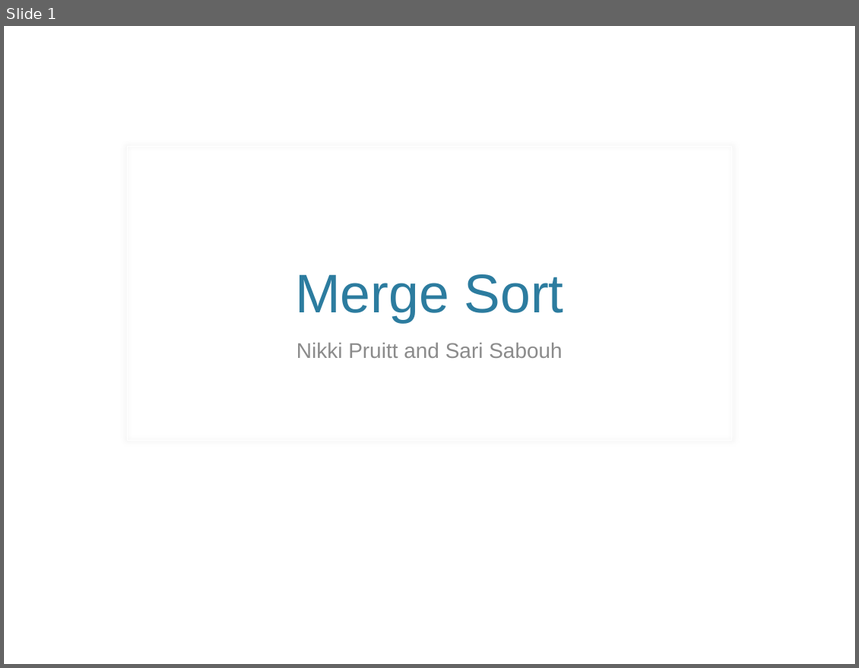
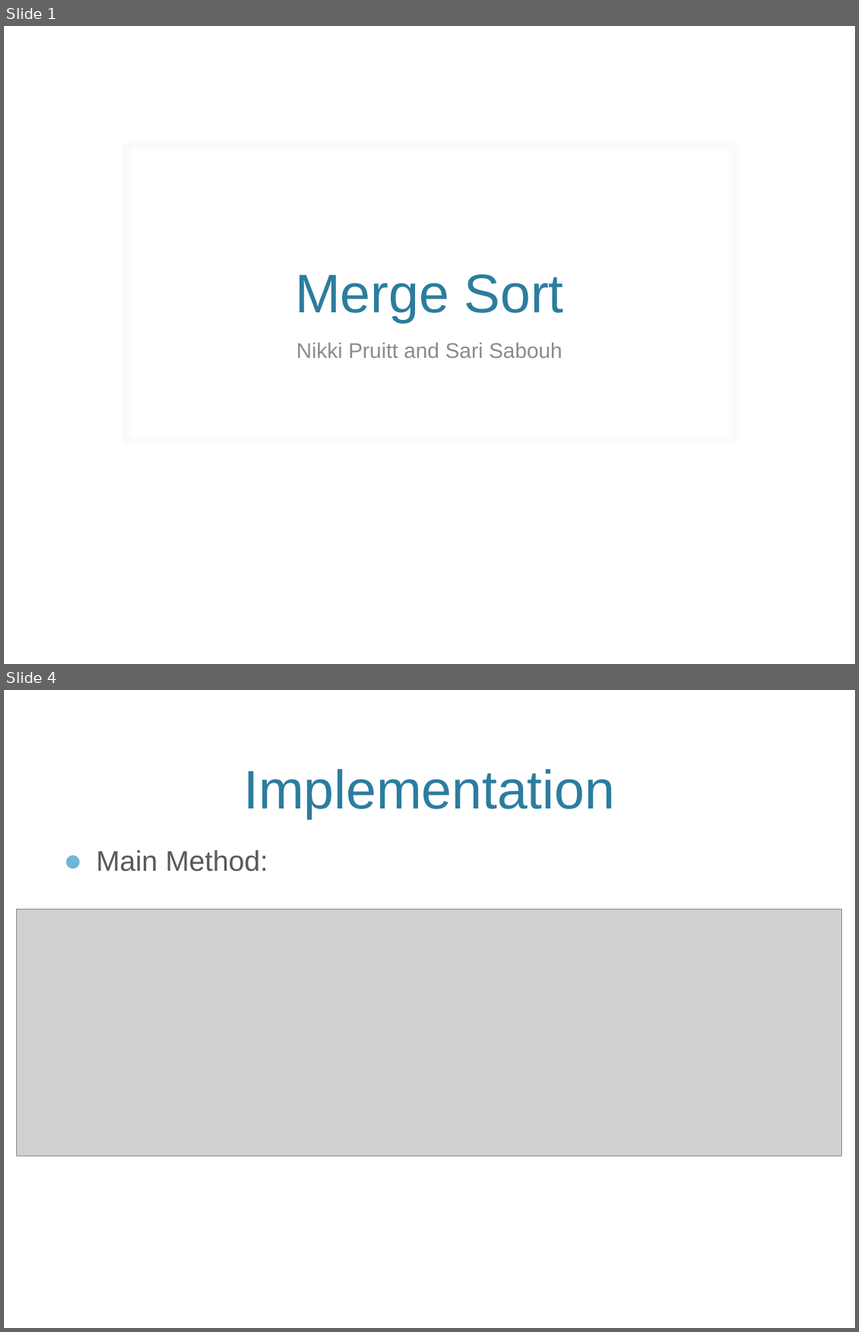
Before and after one commit to nikkipruitt/SortingProject, a slide deck: MergeSortPresentation.pptx. Shown one above the other, each under a label of ours: slide 1 before the commit, slides 1 and 4 after it; the slides between them are not shown. The pictures are 859x668 and 859x1332 pixels, drawn with LibreOffice and Linux fonts; fonts in the diff are those of the drawing; grey boxes stand for pictures; background and template pictures are left out. Boxes give left, top, right and bottom in pixels: in the first picture for what was removed or moved away, otherwise in the second. Text is boxed around its words. In the diff, an @@ line names an element or a change of style, - is before the commit and + after.

Commit message:
Adds screenshots and partial analysis slide

```diff
--- a/MergeSortPresentation.pptx
+++ b/MergeSortPresentation.pptx
@@ slide 4 added at <box>4,690,855,1328</box>, background picture (left out) @@
@@ title added at <box>243,769,615,819</box>, 46 pt, text #2C7C9F @@
+Implementation
@@ text added at <box>96,850,268,872</box>, 24 pt, text #595959 @@
+● Main Method:
@@ picture added at <box>17,909,842,1157</box> @@
```
Also in this commit, not shown: 1 slide changed, 2 other slides added, 2 slides removed.
